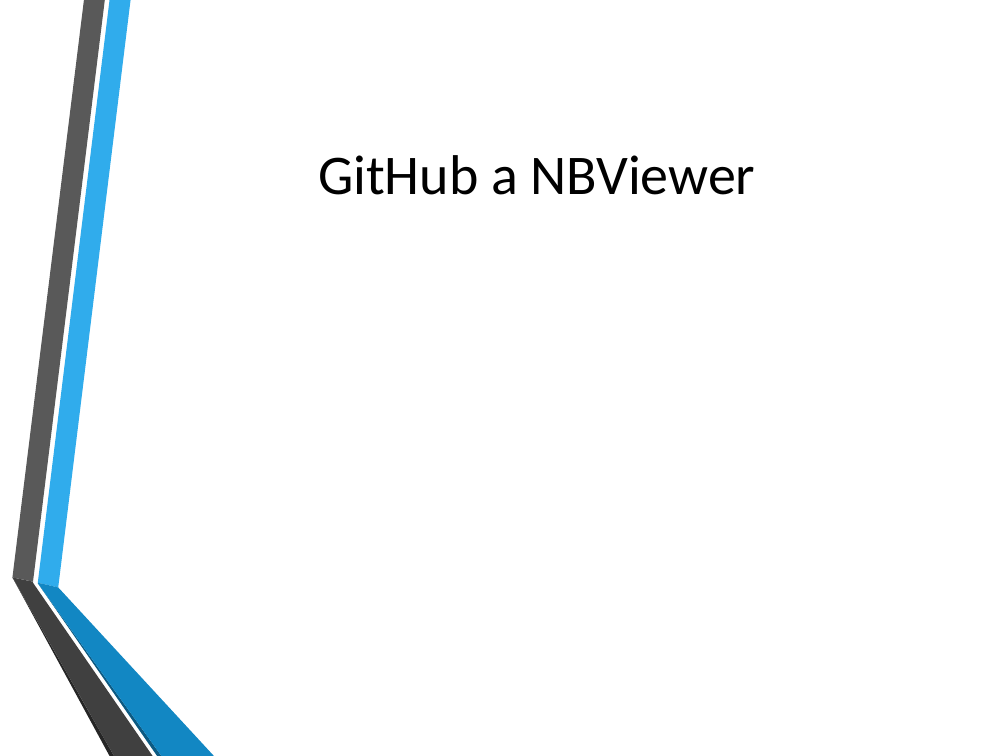
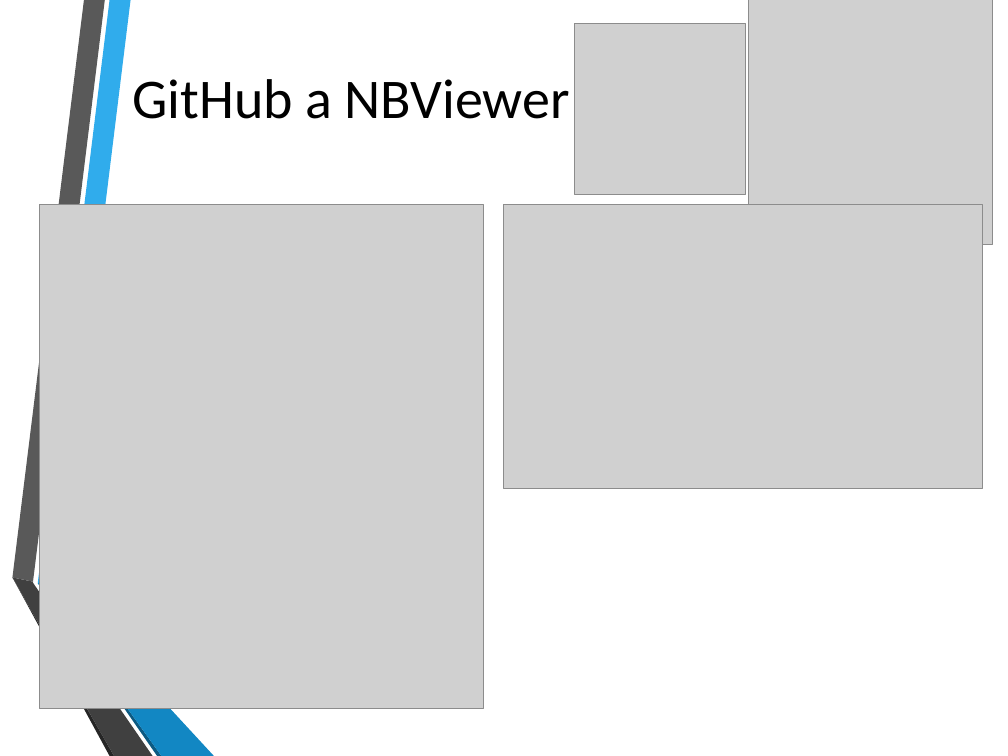
Before and after one commit to Feeeeeeeeeela/WxTutorial, a slide deck: slide 5 of Dokumentace/SOČ prezentace.pptx. Drawn at 1008x756 pixels with LibreOffice and Linux fonts; fonts in the diff are those of the drawing; grey boxes stand for pictures; background and template pictures are left out. Boxes give left, top, right and bottom in pixels: in the first picture for what was removed or moved away, otherwise in the second. Text is boxed around its words. In the diff, an @@ line names an element or a change of style, - is before the commit and + after.

```diff
--- a/Dokumentace/SOČ prezentace.pptx
+++ b/Dokumentace/SOČ prezentace.pptx
@@ title "GitHub a NBViewer": place and size @@
-title "GitHub a NBViewer" at box(318, 155, 756, 195)
+title "GitHub a NBViewer" at box(132, 79, 570, 119)
@@ picture added at box(575, 23, 746, 195) @@
@@ picture added at box(748, 0, 992, 244) @@
@@ picture added at box(39, 205, 484, 709) @@
@@ picture added at box(504, 205, 983, 488) @@
```
Also in this commit, not shown: 4 other slides changed, 1 slide added, 1 slide removed, 6 other files.
